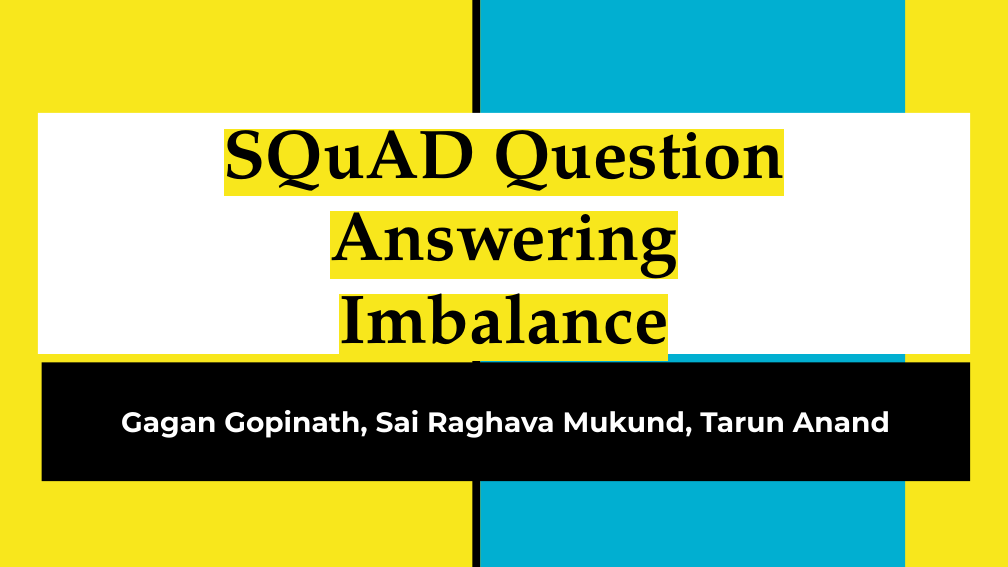
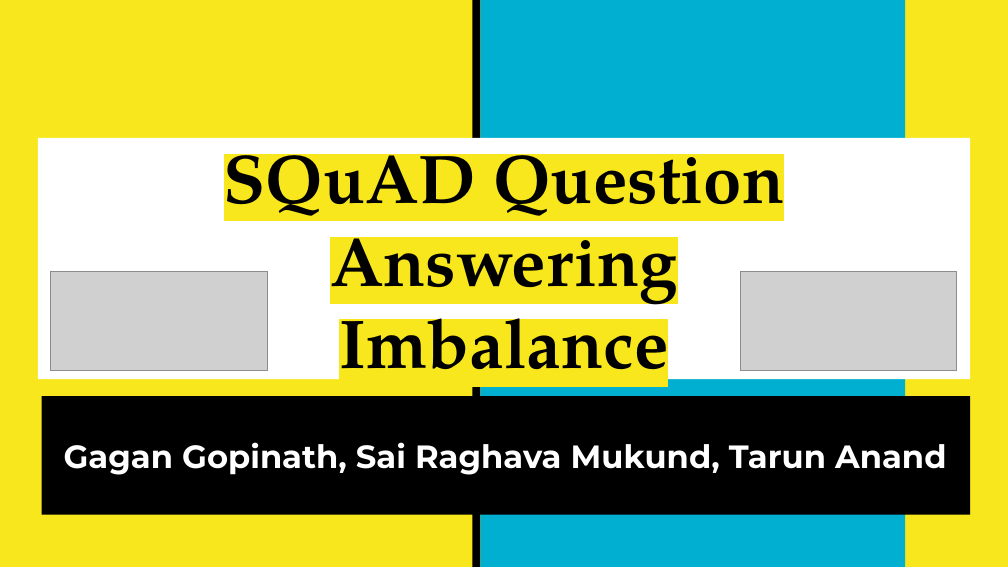
Before and after one commit to g-gagan/Advanced_NLP_Project, a slide deck: slide 1 of CS769 Presentation.pptx. Drawn at 1008x567 pixels with LibreOffice and Linux fonts; fonts in the diff are those of the drawing; grey boxes stand for pictures. Boxes give left, top, right and bottom in pixels: in the first picture for what was removed or moved away, otherwise in the second. Text is boxed around its words. In the diff, an @@ line names an element or a change of style, - is before the commit and + after.

```diff
--- a/CS769 Presentation.pptx
+++ b/CS769 Presentation.pptx
@@ title "SQuAD Question Answering" moved from (x1=38, y1=113, x2=971, y2=354) to (x1=38, y1=138, x2=971, y2=379) @@
@@ picture added at (x1=50, y1=272, x2=267, y2=371) @@
@@ picture added at (x1=740, y1=272, x2=957, y2=371) @@
@@ subtitle "Gagan Gopinath, Sai Raghava Mukund, ..." moved from (x1=41, y1=363, x2=970, y2=482) to (x1=41, y1=396, x2=970, y2=515) @@
@@ subtitle "Gagan Gopinath, Sai Raghava Mukund, ..." at (x1=41, y1=396, x2=970, y2=515): size 20 to 23 pt @@
```
Also in this commit, not shown: 2 other slides changed, 3 slides added.
